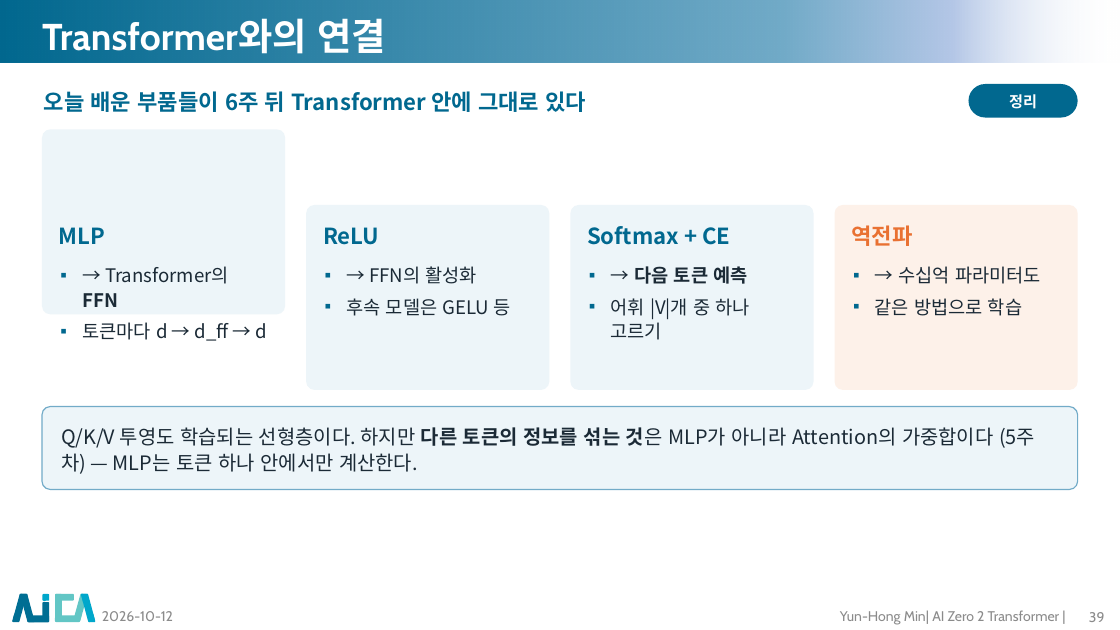
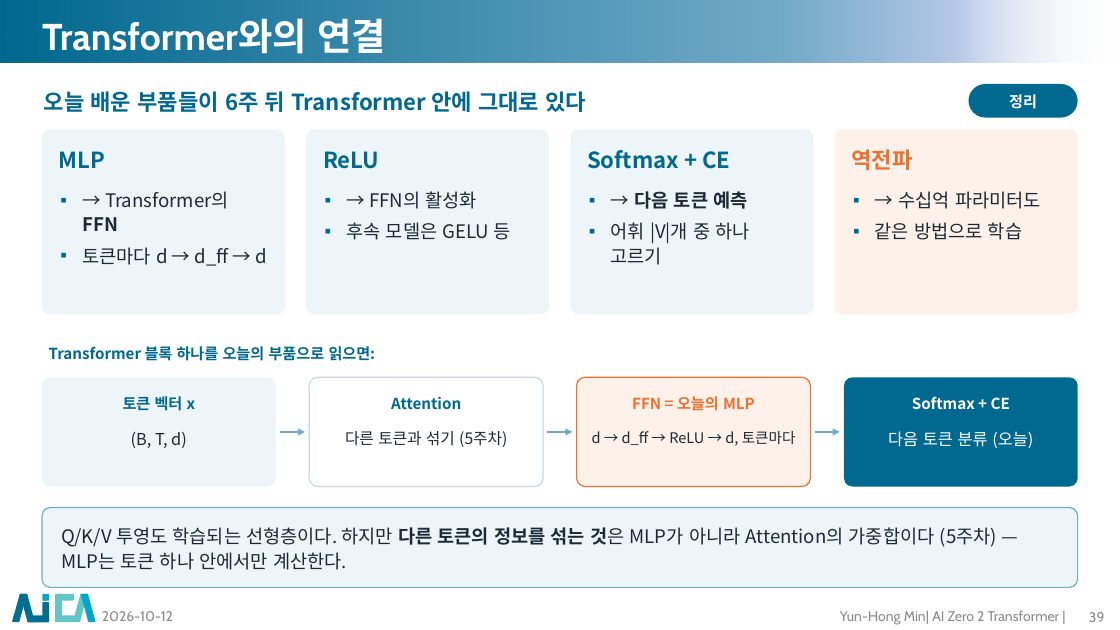
Before and after one commit to myunhh/AI-Zero-2-Transformers, a slide deck: slide 39 of lectures/week02_perceptron_to_mlp.pptx. Drawn at 1120x630 pixels with LibreOffice and Linux fonts; fonts in the diff are those of the drawing; background and template pictures are left out. Boxes give left, top, right and bottom in pixels: in the first picture for what was removed or moved away, otherwise in the second. Text is boxed around its words. In the diff, an @@ line names an element or a change of style, - is before the commit and + after.

```diff
--- a/lectures/week02_perceptron_to_mlp.pptx
+++ b/lectures/week02_perceptron_to_mlp.pptx
@@ 8 texts, 3 rounded rectangles: place and size @@
-8 texts, 3 rounded rectangles at box(59, 205, 1079, 390)
+8 texts, 3 rounded rectangles at box(59, 129, 1079, 314)
@@ text added at box(49, 344, 376, 364), 13 pt, text #01688F, bold @@
+Transformer 블록 하나를 오늘의 부품으로 읽으면:
@@ rounded rectangle added at box(42, 377, 276, 486), fill #EDF5F9 @@
@@ rounded rectangle added at box(309, 377, 543, 486), fill #FFFFFF, outline #C5D9E4 1 pt @@
@@ rounded rectangle added at box(576, 377, 810, 486), fill #FDF1E9, outline #E97132 1 pt @@
@@ rounded rectangle added at box(844, 377, 1078, 486), fill #01688F @@
@@ text added at box(123, 396, 196, 411), 13 pt, text #01688F, bold @@
+토큰 벡터 x
@@ text added at box(391, 396, 461, 410), 13 pt, text #01688F, bold @@
+Attention
@@ text added at box(632, 396, 755, 411), 13 pt, text #E97132, bold @@
+FFN = 오늘의 MLP
@@ text added at box(912, 396, 1010, 409), 13 pt, text #FFFFFF, bold @@
+Softmax + CE
@@ text added at box(131, 432, 187, 448), 14 pt, text #1B2A36 @@
+(B, T, d)
@@ arrow added from (280, 432) to (305, 432), #72ABC8 2 pt @@
@@ text added at box(345, 431, 507, 447), 13.5 pt, text #1B2A36 @@
+다른 토큰과 섞기 (5주차)
@@ arrow added from (547, 432) to (573, 432), #72ABC8 2 pt @@
@@ text added at box(592, 431, 796, 446), 12.5 pt, text #1B2A36 @@
+d → d_ff → ReLU → d, 토큰마다
@@ arrow added from (815, 432) to (840, 432), #72ABC8 2 pt @@
@@ text added at box(888, 431, 1033, 448), 14 pt, text #FFFFFF @@
+다음 토큰 분류 (오늘)
@@ rounded rectangle "Q/K/V 투영도 학습되는 선형층이다. 하지만 ...": place and size @@
-rounded rectangle "Q/K/V 투영도 학습되는 선형층이다. 하지만 ..." at box(42, 407, 1078, 490)
+rounded rectangle "Q/K/V 투영도 학습되는 선형층이다. 하지만 ..." at box(42, 507, 1078, 587)
@@ rounded rectangle "Q/K/V 투영도 학습되는 선형층이다. 하지만 ..." at box(42, 507, 1078, 587): size 17 to 16 pt; proportions changed @@
```
Also in this commit, not shown: 29 other slides changed, 8 other files.
